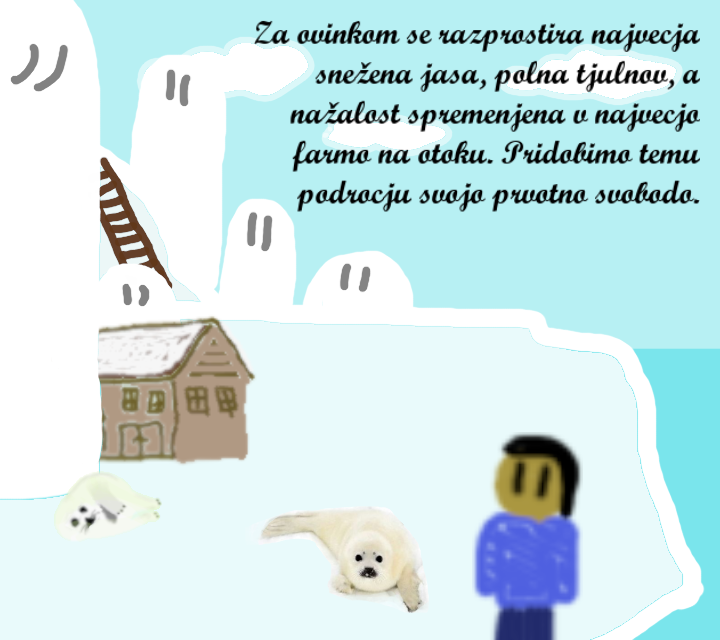
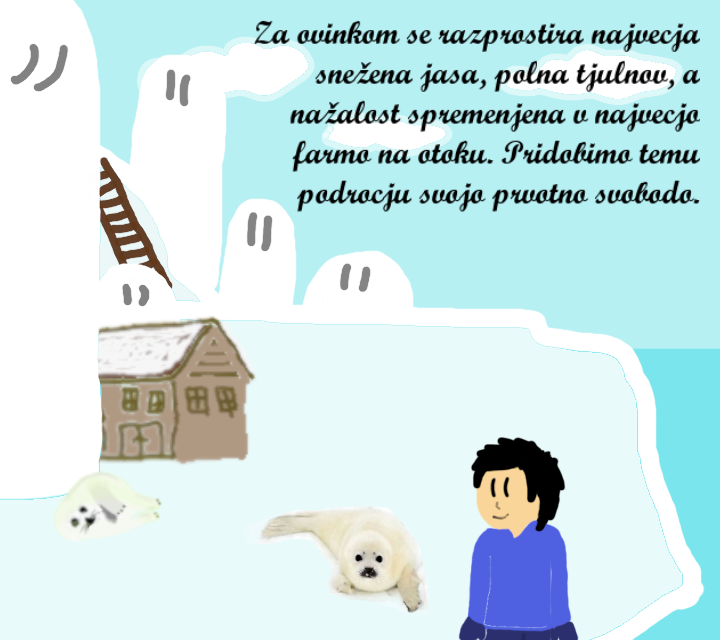
Before/after of a 720 x 640 layered artwork. What changed in the layer stack:
added layer "actual clouk" above "Pasted Layer" over (470, 436, 580, 640)
added layer "Pasted Layer" above "tjulenj copy" over (458, 441, 552, 640)
removed layer "player.png" over (472, 432, 583, 640)
